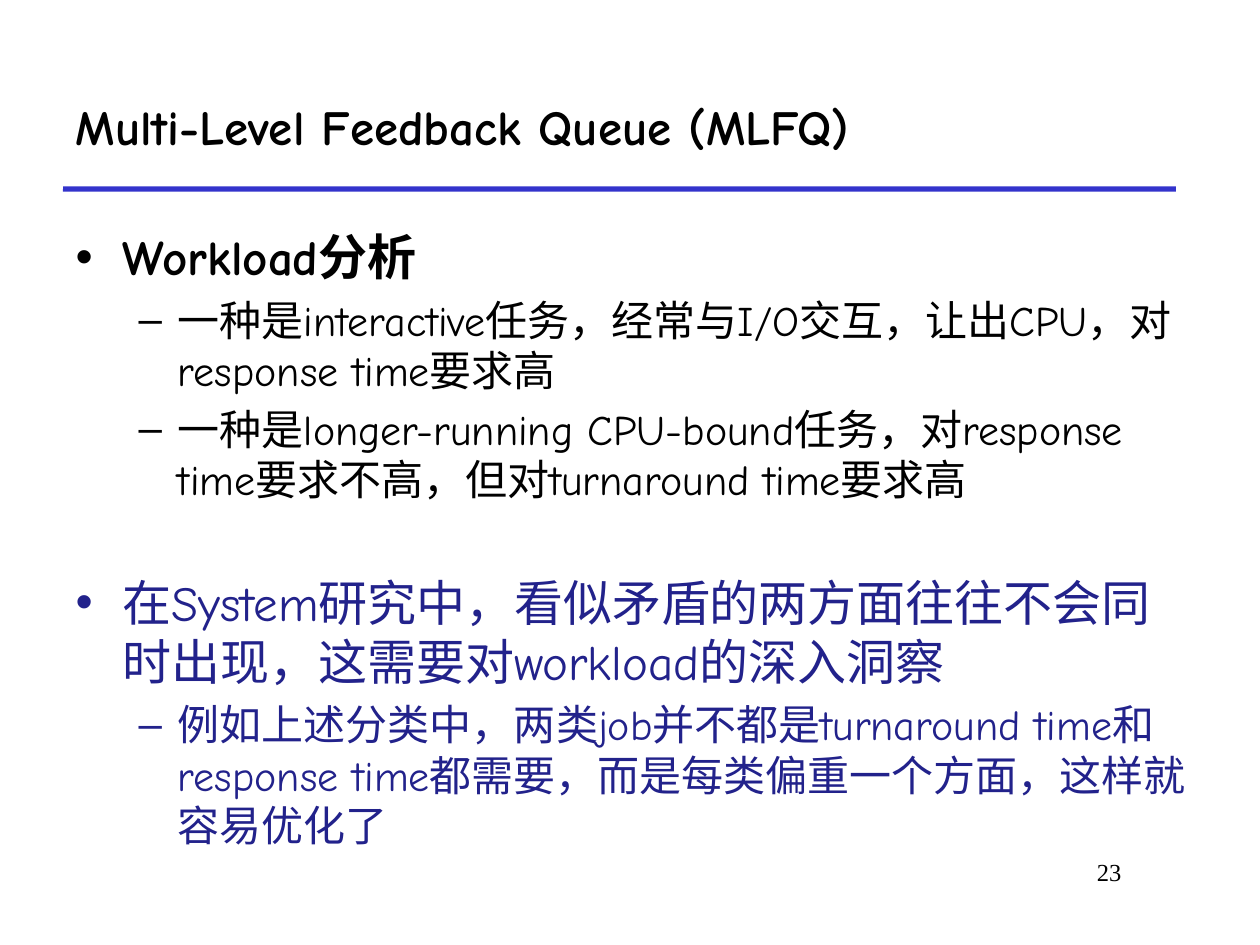
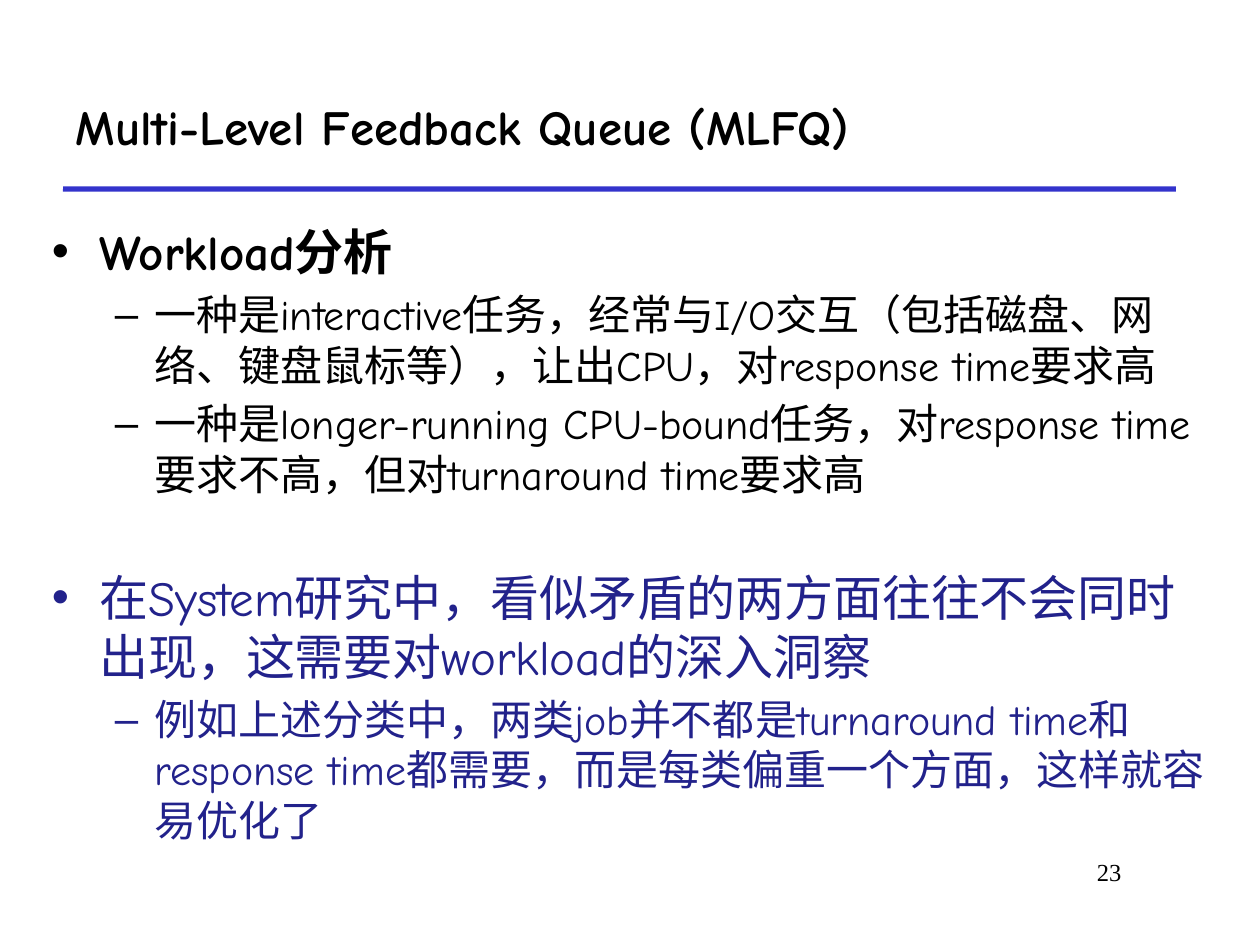
Before and after one commit to functionx37/Homework-in-RUC, a slide deck: slide 23 of Foundations of Computer Systems II/Coursewares/5-schedule.pptx. Drawn at 1260x945 pixels with LibreOffice and Linux fonts; fonts in the diff are those of the drawing. Boxes give left, top, right and bottom in pixels: in the first picture for what was removed or moved away, otherwise in the second. Text is boxed around its words. In the diff, an @@ line names an element or a change of style, - is before the commit and + after.

```diff
--- a/Foundations of Computer Systems II/Coursewares/5-schedule.pptx
+++ b/Foundations of Computer Systems II/Coursewares/5-schedule.pptx
@@ text "Workload分析": place and size @@
-text "Workload分析" at bbox=[123, 233, 1186, 845]
+text "Workload分析" at bbox=[99, 228, 1204, 840]
@@ text at bbox=[154, 294, 1156, 390]: text changed @@
-  – 一种是interactive任务，经常与I/O交互，让出CPU，对response time要求高
+  – 一种是interactive任务，经常与I/O交互（包括磁盘、网络、键盘鼠标等），让出CPU，对response time要求高
```
Also in this commit, not shown: 7 other slides changed, 32 other files.
